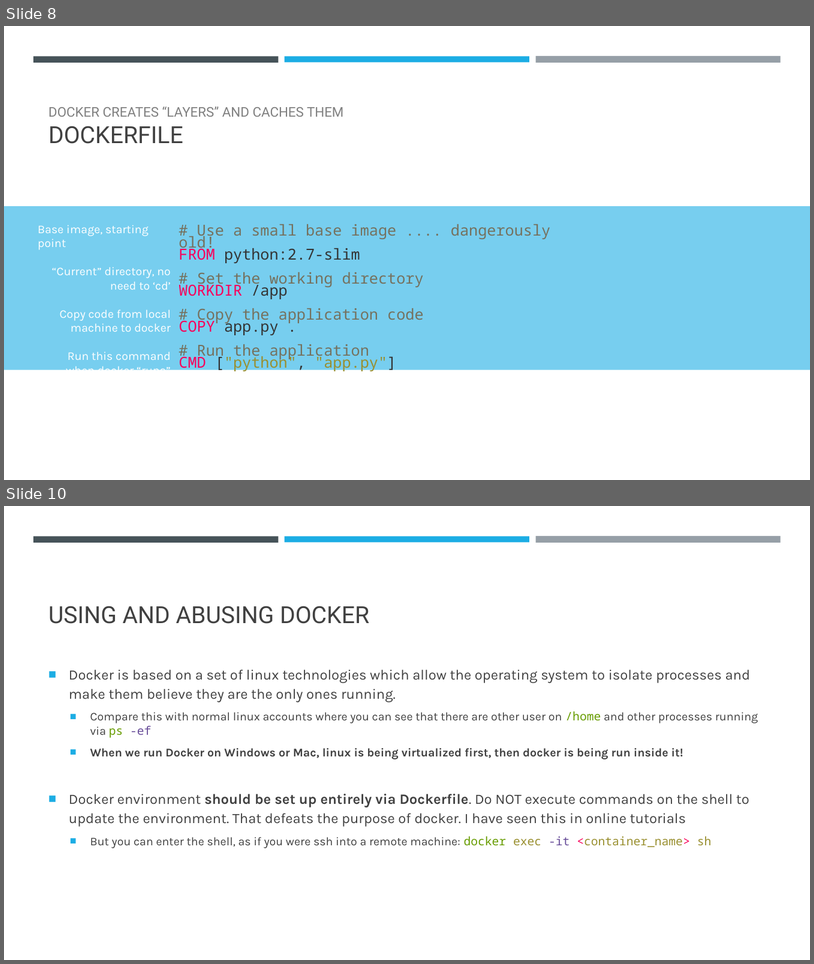
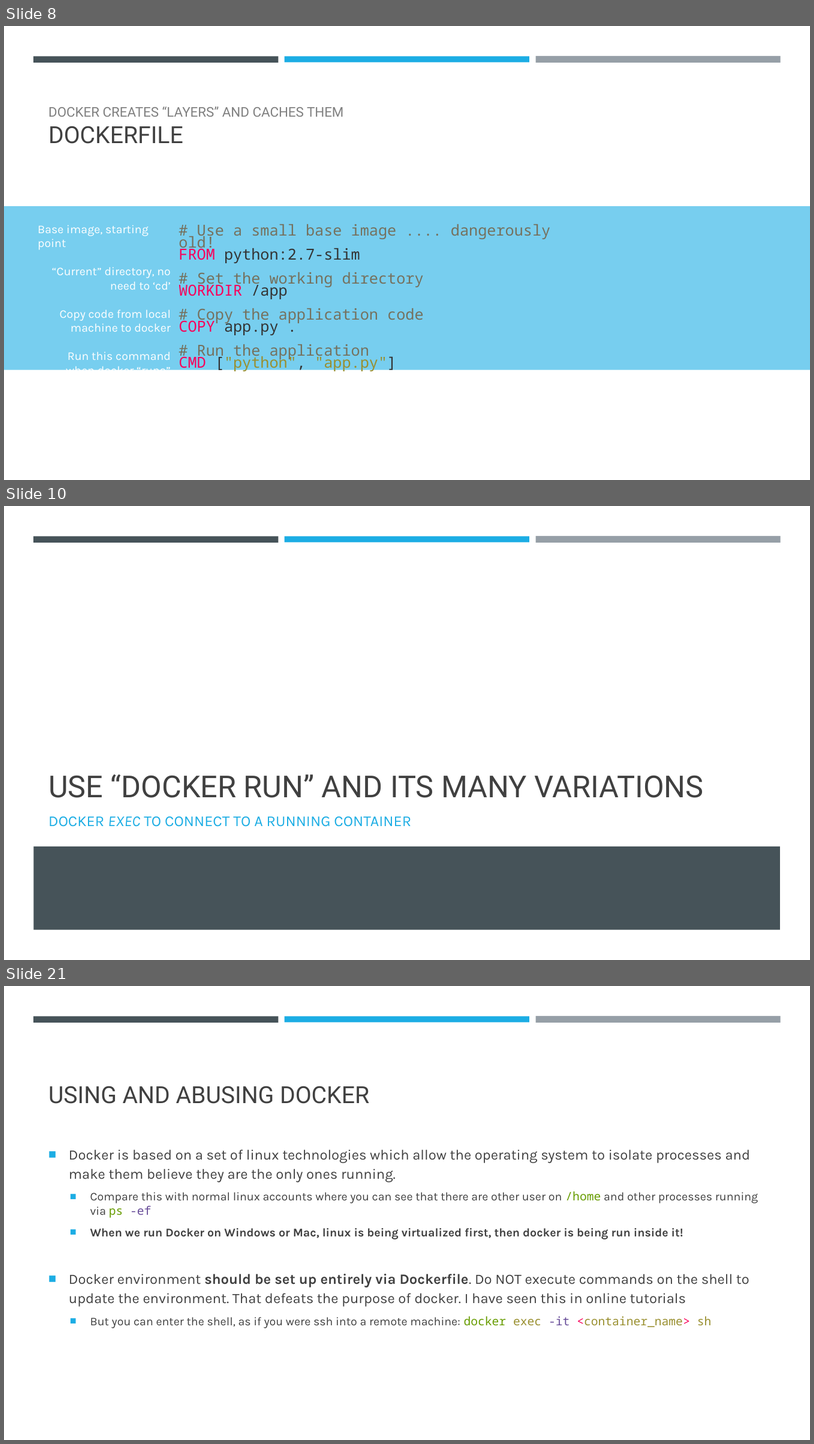
Before and after one commit to falconair/ProgrammingForAnalytics, a slide deck: lectures/120_dockerize_python_app/Docker – an introduction.pptx. Shown one above the other, each under a label of ours: slides 8 and 10 before the commit, slides 8, 10 and 21 after it; the slides between them are not shown. The pictures are 814x964 and 814x1444 pixels, drawn with LibreOffice and Linux fonts; fonts in the diff are those of the drawing. Boxes give left, top, right and bottom in pixels: in the first picture for what was removed or moved away, otherwise in the second. Text is boxed around its words. In the diff, an @@ line names an element or a change of style, - is before the commit and + after.

Commit message:
Update Docker presentation to include more detail

```diff
--- a/lectures/120_dockerize_python_app/Docker – an introduction.pptx
+++ b/lectures/120_dockerize_python_app/Docker – an introduction.pptx
@@ slide 10 added at bbox=[4, 506, 810, 960], background #FFFFFF; not listed: 3 template elements that a slide beside it also shows @@
@@ title added at bbox=[48, 774, 704, 798], 36 pt, text #404040 @@
+USE “DOCKER RUN” AND ITS MANY VARIATIONS
@@ text added at bbox=[48, 816, 411, 826], 18 pt, text #1CADE4 @@
+DOCKER EXEC TO CONNECT TO A RUNNING CONTAINER
@@ rectangle added at bbox=[33, 846, 781, 930], fill #465359 @@
@@ what was slide 10 is now slide 21 @@
```
Also in this commit, not shown: 2 slides changed, 12 other slides added.
